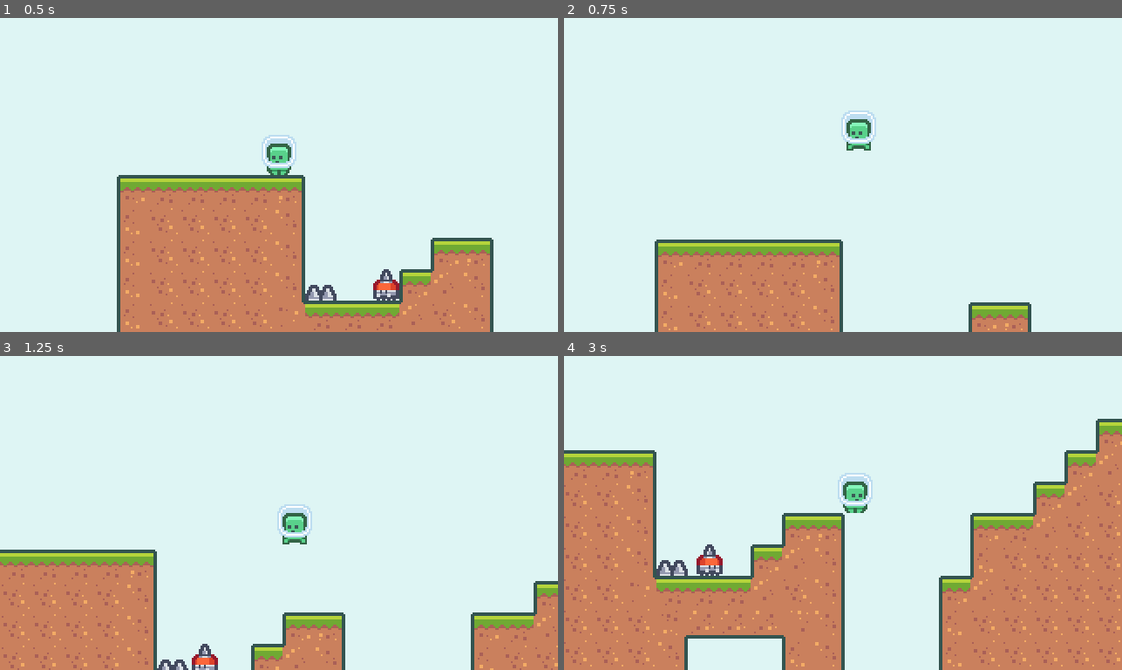
Above: before the commit, frames 1-4 (two rows, left to right).
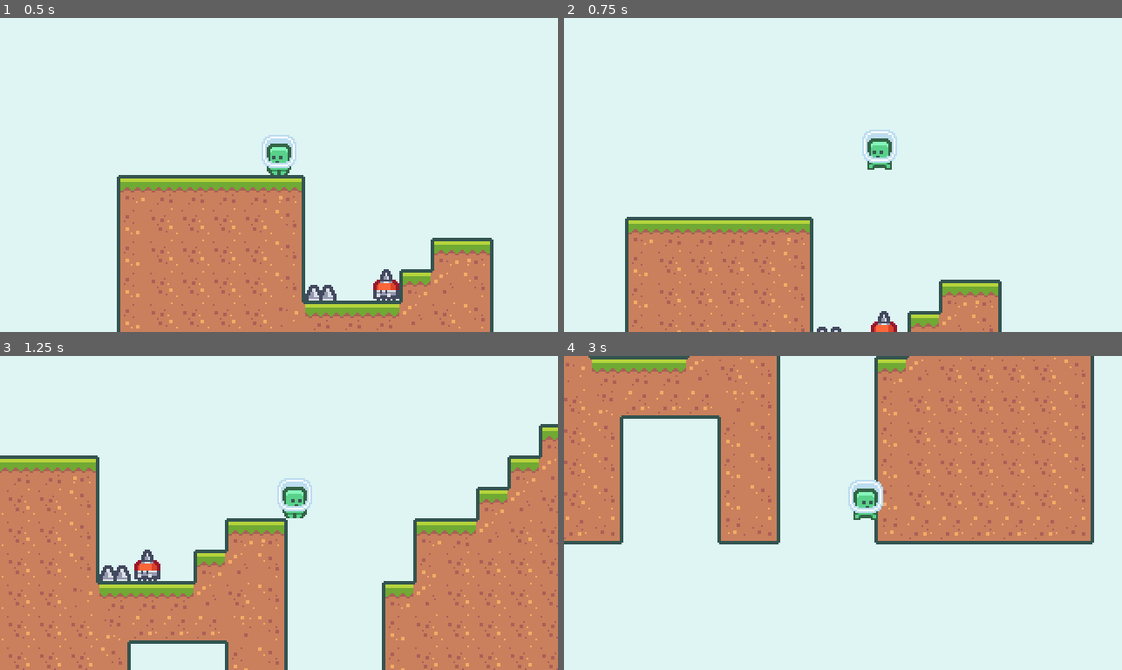
Above: after the commit, the same moments.

Repository: gerep/platform2d
Game: Godot game, scene res://scenes/BaseLevel.tscn
Two runs of this game, one before a commit and one after it. Both use one fixed random seed, a clock stepped at 60 frames per second and the inputs below.
Inputs:
- Up to frame 1 (0.5 s): no input
- Up to frame 2 (0.75 s): hold D (move_right) from 0.53 s (still down); hold W (jump) from 0.53 s (still down); tap Shift (dash, bound only after the commit) at 0.6 s
- Up to frame 3 (1.25 s): keep holding D (move_right); keep holding W (jump)
- Up to frame 4 (3 s): release W (jump) at 1.28 s; tap W (jump) at 1.35, 1.52, 1.82 s; tap Shift (dash, bound only after the commit) at 1.55, 2.1, 2.85 s; release D (move_right) at 2.03 s; hold A (move_left) 2.03-2.78 s; hold W (jump) 2.03-2.78 s; hold D (move_right) from 2.78 s (still down)

Frame 1 is identical in both runs. In frame 2, 12% of the frame differs, in the area x 10-84%, y 29-100%; in frame 3, 36%; in frame 4, 72%, in the area x 0-100%, y 0-100%.

Commit message:
player dash

Diff:
--- a/project.godot
+++ b/project.godot
@@ -65,6 +65,11 @@
 , Object(InputEventKey,"resource_local_to_scene":false,"resource_name":"","device":0,"alt":false,"shift":false,"control":false,"meta":false,"command":false,"pressed":false,"scancode":32,"physical_scancode":0,"unicode":0,"echo":false,"script":null)
  ]
 }
+dash={
+"deadzone": 0.5,
+"events": [ Object(InputEventKey,"resource_local_to_scene":false,"resource_name":"","device":0,"alt":false,"shift":false,"control":false,"meta":false,"command":false,"pressed":false,"scancode":16777237,"physical_scancode":0,"unicode":0,"echo":false,"script":null)
+ ]
+}
 
 [layer_names]
 
--- a/scenes/Player.gd
+++ b/scenes/Player.gd
@@ -2,18 +2,59 @@
 
 signal die
 
+enum State { NORMAL, DASHING }
+
 var gravity = 1000
 var velocity = Vector2.ZERO
 var max_horizontal_speed =  140
+var max_dash_speed = 500
+var min_dash_speed = 200
 var horizontal_acceleration = 2000
 var jump_speed = 360
 var jump_termination_multiplier = 4
 var has_double_jump = false
-
-func _ready():
-	pass # Replace with function body.
+var current_state = State.NORMAL
+var is_state_new = true
 
 func _process(delta):
+	match current_state:
+		State.NORMAL:
+			process_normal(delta)
+		State.DASHING:
+			process_dash(delta)
+	is_state_new = false
+
+func change_state(new_state):
+	current_state = new_state
+	is_state_new = true
+
+func process_dash(delta):
+	if (is_state_new):
+		$AnimatedSprite.play("jump")
+
+		var move_vector = get_movement_vector()
+		var velocity_mod = 1
+		if (move_vector.x != 0):
+			# sign will return 1 or -1 if x is positive or negative.
+			velocity_mod = sign(move_vector.x)
+		else:
+			# when the player is not moving, the dash direction is defined
+			# by the animation horizontal position.
+			velocity_mod = 1 if $AnimatedSprite.flip_h else -1
+
+		# set the velocity impacted by the modifier value, 1 or -1.
+		velocity = Vector2(max_dash_speed * velocity_mod, 0)
+
+	velocity = move_and_slide(velocity, Vector2.UP)
+	# decelerate the dash.
+	velocity.x = lerp(0, velocity.x, pow(2, -8 * delta))
+
+	# abs is used to return the absolute value to deal with positive and
+	# negative values of X.
+	if (abs(velocity.x) <= min_dash_speed):
+		call_deferred("change_state", State.NORMAL)
+
+func process_normal(delta):
 	var move_vector = get_movement_vector()
 
 	velocity.x += move_vector.x * horizontal_acceleration * delta
@@ -30,7 +71,7 @@
 		$CayoteTimer.stop()
 
 	### This controls the jump height.
-	# The jump height is defined by the amount of time the key is being held
+	# The jump height is defined by the amount of time the key is being held.
 	if (velocity.y < 0 && !Input.is_action_pressed("jump")):
 		velocity.y += gravity * jump_termination_multiplier * delta
 	else:
@@ -38,7 +79,7 @@
 
 	var was_on_floor = is_on_floor()
 	# The up direction (Vector.UP) is required for the object to identify when
-	# it is_on_floor
+	# it is_on_floor.
 	velocity = move_and_slide(velocity, Vector2.UP)
 
 	if (was_on_floor && !is_on_floor()):
@@ -46,6 +87,10 @@
 
 	if is_on_floor():
 		has_double_jump = true
+
+	if (Input.is_action_just_pressed("dash")):
+		# call_deferred will be called only when the frame process is finished.
+		call_deferred("change_state", State.DASHING)
 
 	update_animation()
 
--- a/scenes/Player.tscn
+++ b/scenes/Player.tscn
@@ -18,15 +18,15 @@
 "name": "idle",
 "speed": 5.0
 }, {
+"frames": [ ExtResource( 3 ) ],
+"loop": true,
+"name": "jump",
+"speed": 5.0
+}, {
 "frames": [ ExtResource( 2 ), ExtResource( 3 ) ],
 "loop": true,
 "name": "run",
 "speed": 10.0
-}, {
-"frames": [ ExtResource( 3 ) ],
-"loop": true,
-"name": "jump",
-"speed": 5.0
 } ]
 
 [sub_resource type="RectangleShape2D" id=1]
